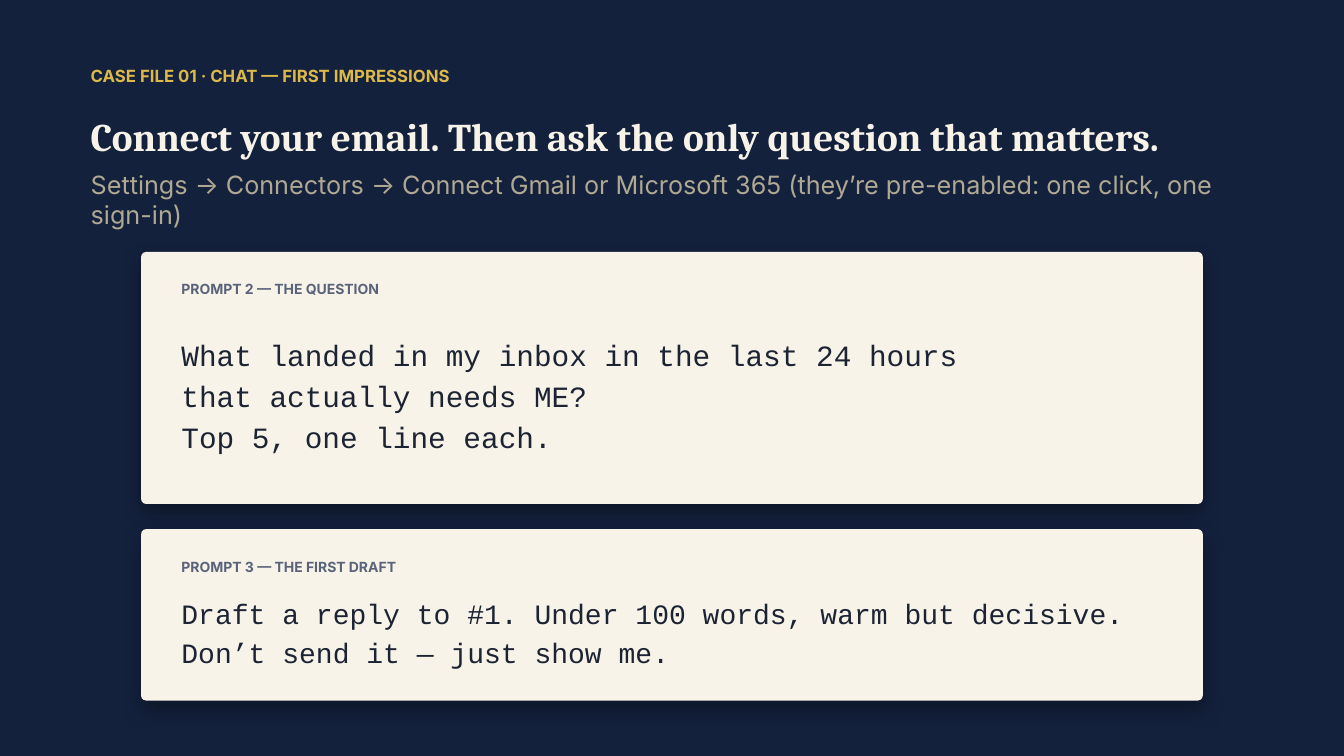
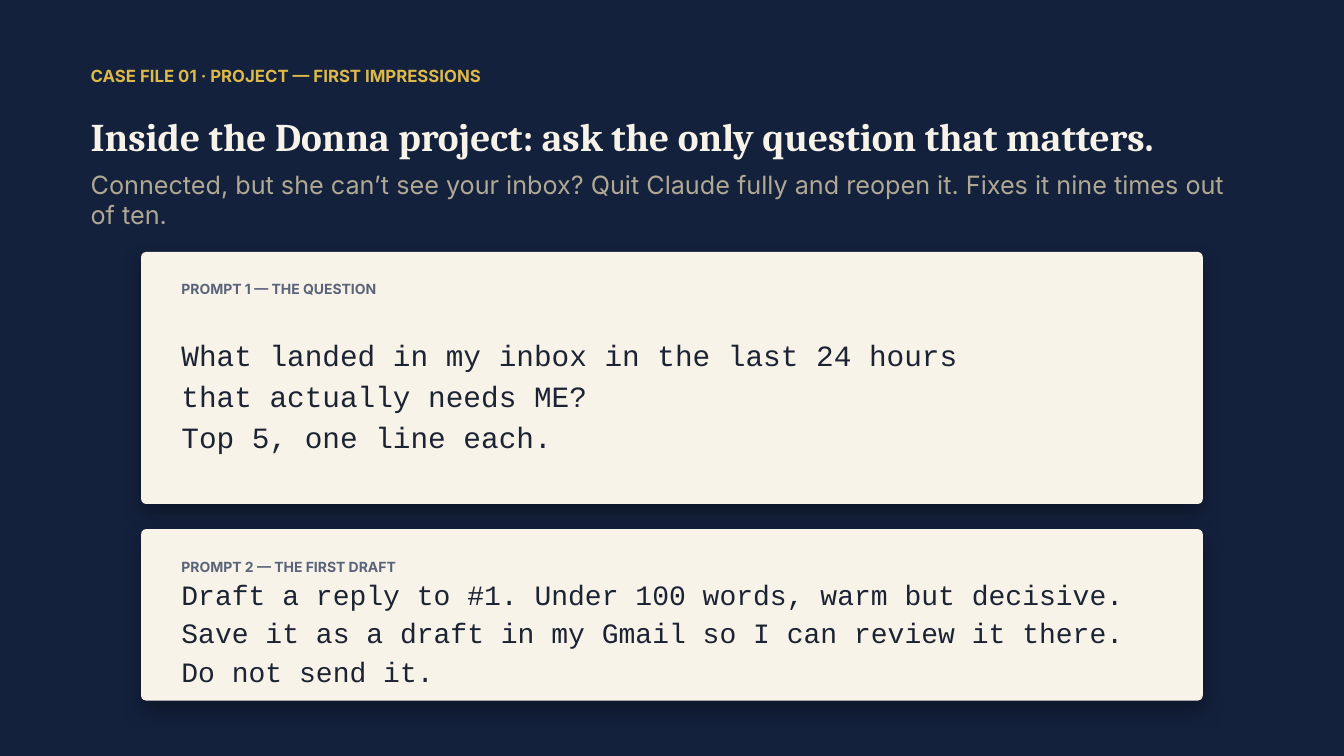
Before and after one commit to denisekgosnell/Donna, a slide deck: slide 11 of assets/build-your-own-donna.pptx (slide 8 before the commit). Drawn at 1344x756 pixels with LibreOffice and Linux fonts; fonts in the diff are those of the drawing. Boxes give left, top, right and bottom in pixels: in the first picture for what was removed or moved away, otherwise in the second. Text is boxed around its words. In the diff, an @@ line names an element or a change of style, - is before the commit and + after.

```diff
--- a/assets/build-your-own-donna.pptx
+++ b/assets/build-your-own-donna.pptx
@@ text at [91,69,481,82]: text changed @@
-CASE FILE 01 · CHAT — FIRST IMPRESSIONS
+CASE FILE 01 · PROJECT — FIRST IMPRESSIONS
@@ text at [91,123,1154,160]: text changed @@
-Connect your email. Then ask the only question that matters.
+Inside the Donna project: ask the only question that matters.
@@ text at [91,175,1224,225]: text changed @@
-Settings → Connectors → Connect Gmail or Microsoft 365 (they’re pre-enabled: one click, one sign-in)
+Connected, but she can’t see your inbox? Quit Claude fully and reopen it. Fixes it nine times out of ten.
@@ text at [181,283,376,295]: text changed @@
-PROMPT 2 — THE QUESTION
+PROMPT 1 — THE QUESTION
@@ text at [181,561,396,572]: text changed @@
-PROMPT 3 — THE FIRST DRAFT
+PROMPT 2 — THE FIRST DRAFT
@@ text at [181,623,1123,683]: text changed @@
-Don’t send it — just show me.
+Save it as a draft in my Gmail so I can review it there.
+Do not send it.
```
Also in this commit, not shown: 10 other slides changed, 6 slides added, 10 other files.
